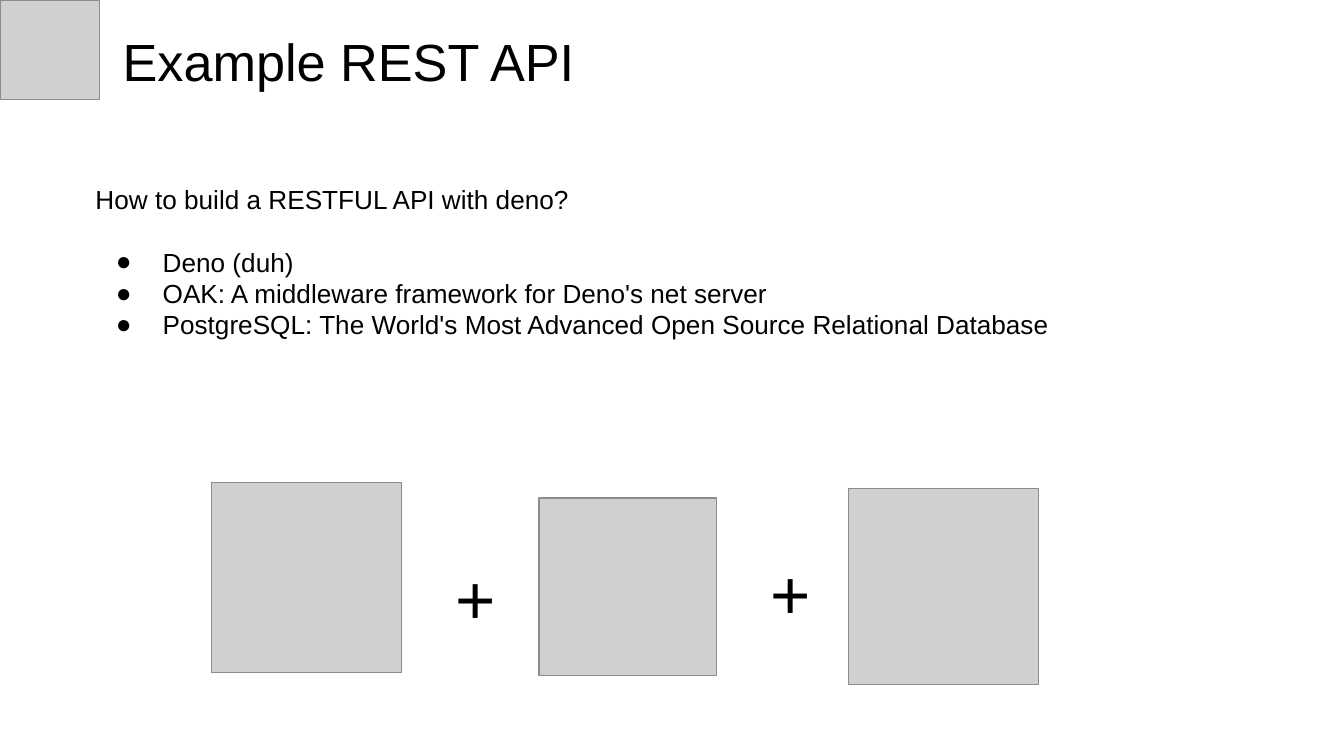
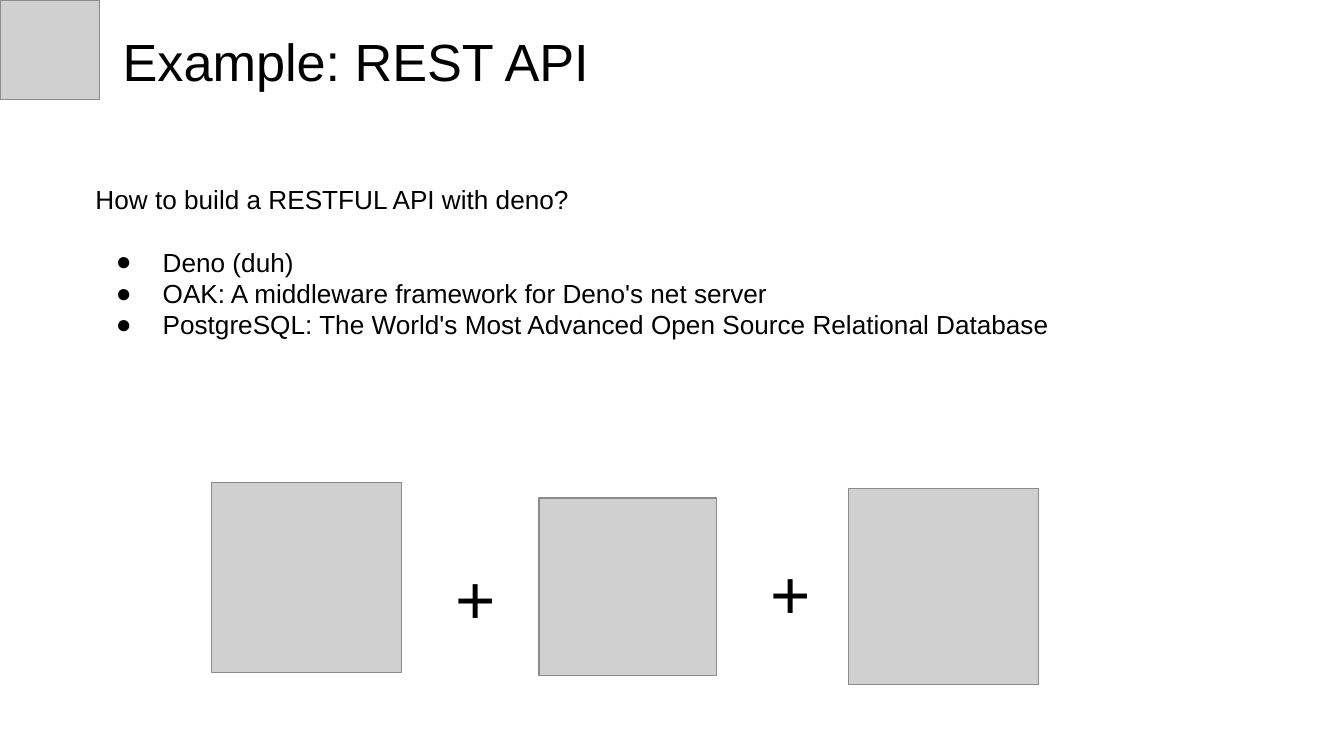
Before and after one commit to michaelachrisco/deno-developer-talk, a slide deck: slide 7 of Introduction to Deno.pptx. Drawn at 1344x756 pixels with LibreOffice and Linux fonts; fonts in the diff are those of the drawing; grey boxes stand for pictures. Boxes give left, top, right and bottom in pixels: in the first picture for what was removed or moved away, otherwise in the second. Text is boxed around its words. In the diff, an @@ line names an element or a change of style, - is before the commit and + after.

```diff
--- a/Introduction to Deno.pptx
+++ b/Introduction to Deno.pptx
@@ title at [123,43,589,91]: text changed @@
-Example REST API
+Example: REST API
```
Also in this commit, not shown: 7 other slides changed, 4 slides added, 1 other file.
